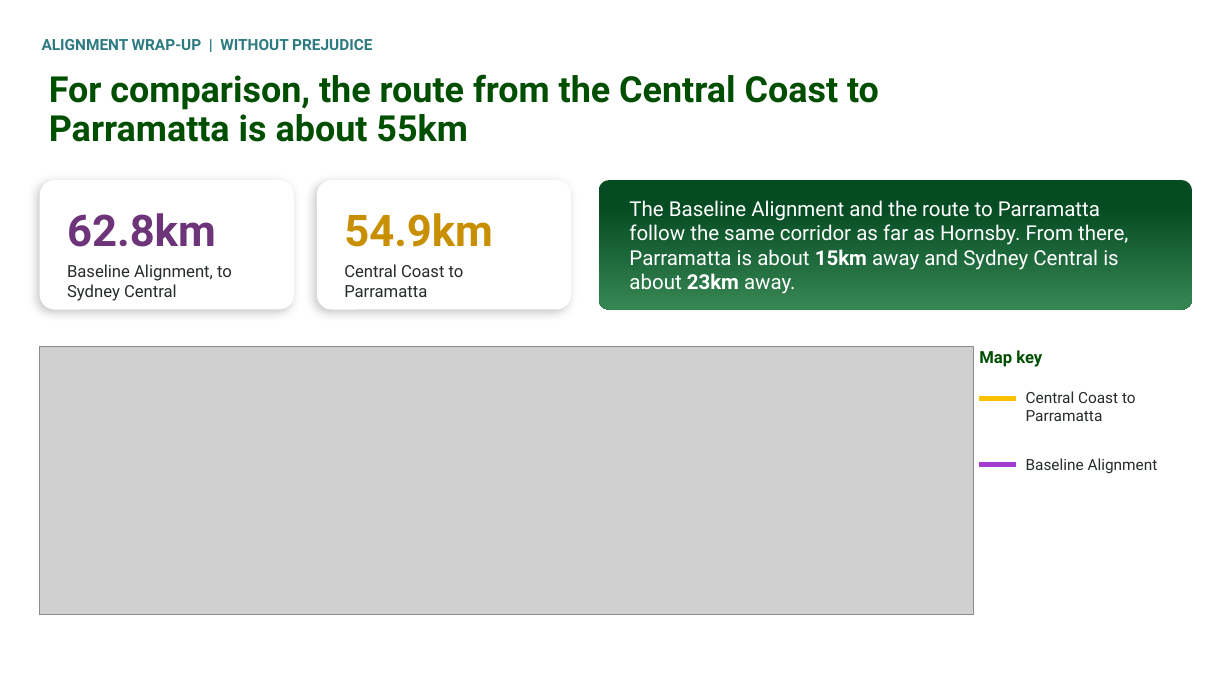
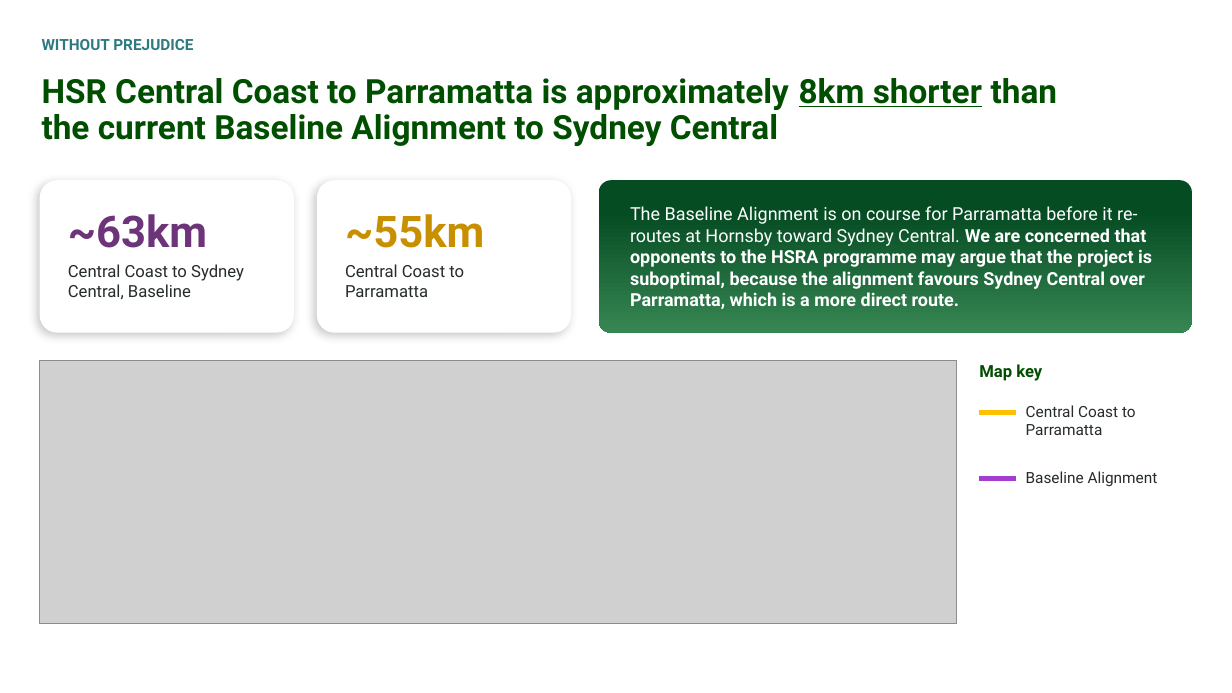
Before and after one commit to alyciawolf02/claude, a slide deck: slide 4 of Protecting_HSRA_Sydney_Central_Alignment_v2.pptx. Drawn at 1232x693 pixels with LibreOffice and Linux fonts; fonts in the diff are those of the drawing; grey boxes stand for pictures; background and template pictures are left out. Boxes give left, top, right and bottom in pixels: in the first picture for what was removed or moved away, otherwise in the second. Text is boxed around its words. In the diff, an @@ line names an element or a change of style, - is before the commit and + after.

```diff
--- a/Protecting_HSRA_Sydney_Central_Alignment_v2.pptx
+++ b/Protecting_HSRA_Sydney_Central_Alignment_v2.pptx
@@ text at (x1=42, y1=39, x2=193, y2=50): text changed @@
-ALIGNMENT WRAP-UP | WITHOUT PREJUDICE
+WITHOUT PREJUDICE
@@ text at (x1=42, y1=78, x2=1058, y2=146): text changed; size 28 to 26 pt @@
-For comparison, the route from the Central Coast to Parramatta is about 55km
+HSR Central Coast to Parramatta is approximately 8km shorter than the current Baseline Alignment to Sydney Central
@@ rounded rectangle "~63km" resized from (x1=40, y1=180, x2=294, y2=310) to (x1=40, y1=180, x2=294, y2=333) @@
@@ rounded rectangle "~55km" resized from (x1=317, y1=180, x2=571, y2=310) to (x1=317, y1=180, x2=571, y2=333) @@
@@ rounded rectangle "The Baseline Alignment is on ..." resized from (x1=599, y1=180, x2=1192, y2=310) to (x1=599, y1=180, x2=1192, y2=333) @@
@@ text in rounded rectangle at (x1=630, y1=206, x2=1152, y2=309): text changed; size 16 to 14 pt; bold on @@
-The Baseline Alignment and the route to Parramatta follow the same corridor as far as Hornsby. From there, Parramatta is about 15km away and Sydney Central is about 23km away.
+The Baseline Alignment is on course for Parramatta before it re-routes at Hornsby toward Sydney Central. We are concerned that opponents to the HSRA programme may argue that the project is suboptimal, because the alignment favours Sydney Central over Parramatta, which is a more direct route.
@@ text in rounded rectangle at (x1=68, y1=214, x2=244, y2=299): text changed @@
-62.8km
-Baseline Alignment, to Sydney Central
+~63km
+Central Coast to Sydney Central, Baseline
@@ text in rounded rectangle at (x1=345, y1=214, x2=484, y2=248): text changed @@
-54.9km
+~55km
@@ picture resized from (x1=40, y1=347, x2=973, y2=615) to (x1=40, y1=360, x2=958, y2=624) @@
@@ 3 texts, 2 lines moved together from (x1=979, y1=350, x2=1158, y2=473) to (x1=979, y1=364, x2=1158, y2=486) @@
```
Also in this commit, not shown: 4 other slides changed.
